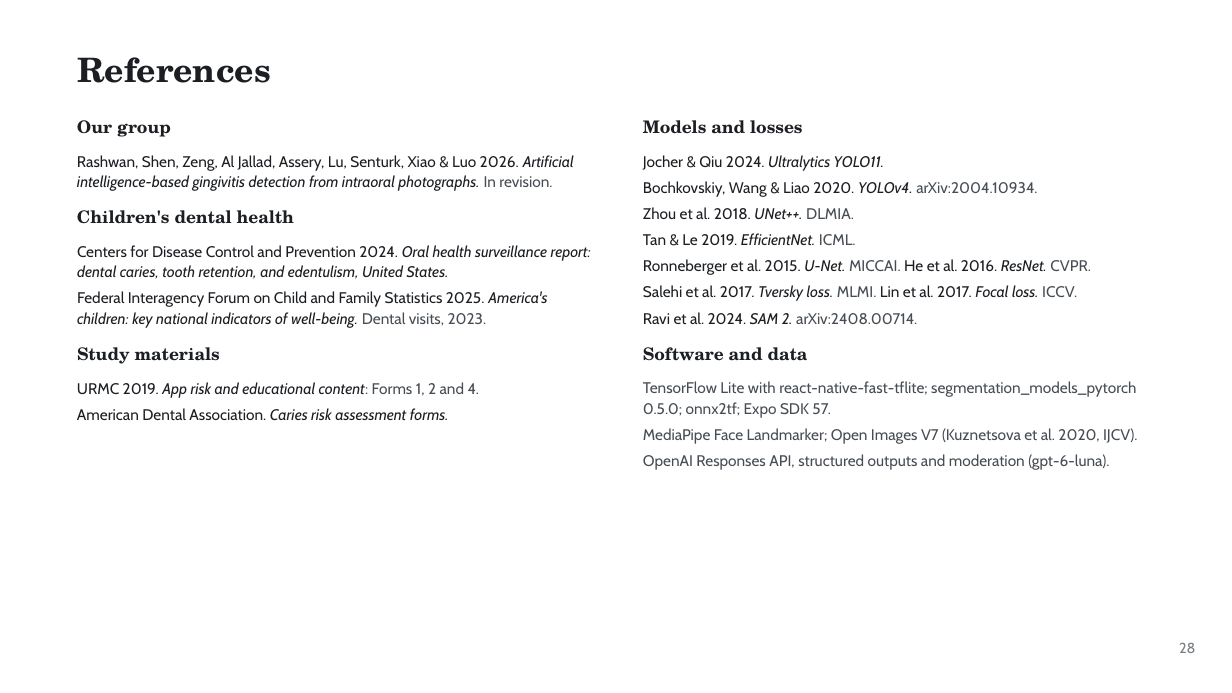
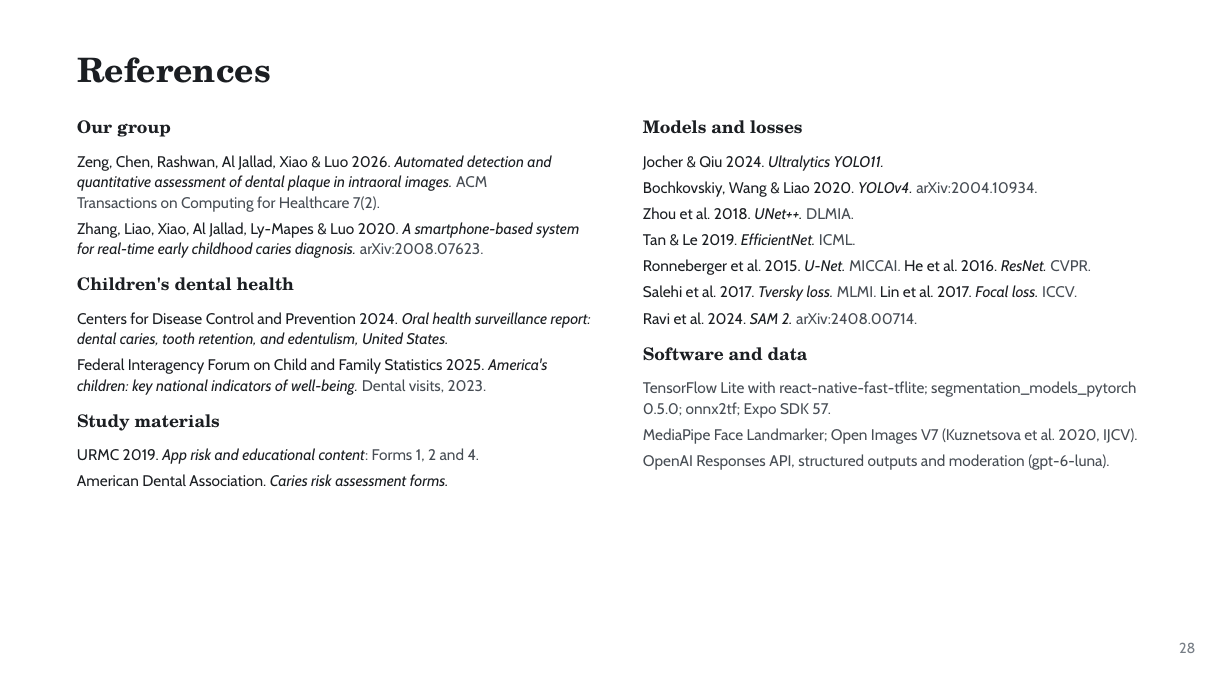
Before and after one commit to ertugrul-senturk/interactive-slides, a slide deck: slide 47 of public/decks/2026-11-smart-teeth.pptx. Drawn at 1232x693 pixels with LibreOffice and Linux fonts; fonts in the diff are those of the drawing; background and template pictures are left out. Boxes give left, top, right and bottom in pixels: in the first picture for what was removed or moved away, otherwise in the second. Text is boxed around its words. In the diff, an @@ line names an element or a change of style, - is before the commit and + after.

```diff
--- a/public/decks/2026-11-smart-teeth.pptx
+++ b/public/decks/2026-11-smart-teeth.pptx
@@ text at box(77, 155, 551, 212): text changed; italic off @@
-Rashwan, Shen, Zeng, Al Jallad, Assery, Lu, Senturk, Xiao & Luo 2026. Artificial
-intelligence-based gingivitis detection from intraoral photographs. In revision.
+Zeng, Chen, Rashwan, Al Jallad, Xiao & Luo 2026. Automated detection and
+quantitative assessment of dental plaque in intraoral images. ACM
+Transactions on Computing for Healthcare 7(2).
@@ text added at box(77, 222, 579, 258), 12 pt, text #1B1E22, italic @@
+Zhang, Liao, Xiao, Al Jallad, Ly-Mapes & Luo 2020. A smartphone-based system
+for real-time early childhood caries diagnosis. arXiv:2008.07623.
@@ 5 texts: place and size @@
-5 texts at box(77, 210, 591, 420)
+5 texts at box(77, 277, 591, 486)
@@ text "Study materials": place and size @@
-text "Study materials" at box(77, 347, 220, 364)
+text "Study materials" at box(77, 414, 220, 431)
```
Also in this commit, not shown: 2 other slides changed, 5 other files.
